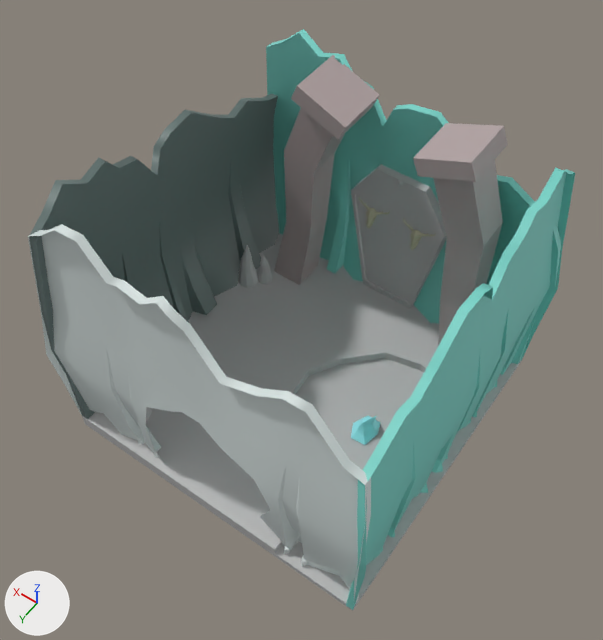
The FBX model Cryptique/Assets/FBX/FullRoom/4 - Cave/Grotte_lac.fbx: old version first, new version second.
The view is the same before and after, from a 50 mm lens placed at (-6.69, 9.68, 18.07), pointed at (-0.05, 0.38, 3.47). Lighting does not change. The marker at lower left points along +X, +Y and +Z. Where no turn or scale is listed for an object, it has been applied to the vertices.

In view in the first picture: 'Glacon', 'grande_porteL', 'grande_porteR', 'grande_porte_frame', 'mur_glace1', 'mur_glace12', 'mur_glace2', 'mur_glace4', 'pilier3', 'pilier4', 'sol10'.
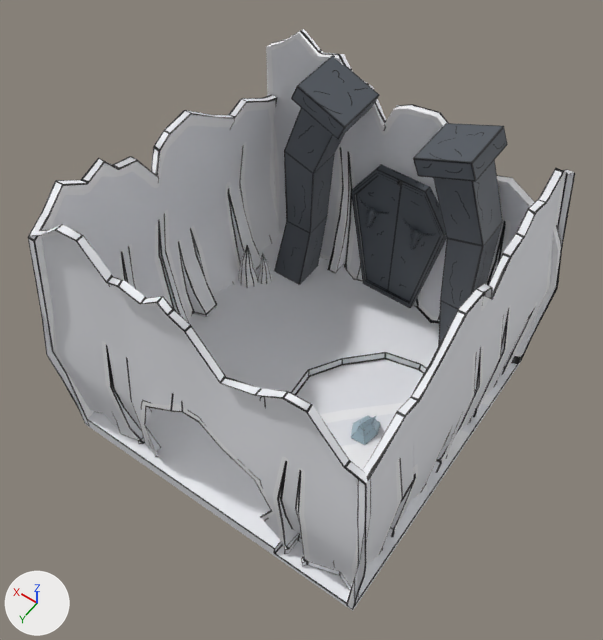
Where the newer file only moved an object's origin or applied its transform, the numbers keep the older frame.

Location of each change, [x1, y1, x2, y2] in pixels of the pictures (603 x 640 px):
'sol10', recoloured (grey to white)
    both: [82, 233, 521, 611]
'mur_glace1', recoloured
    both: [28, 224, 371, 604]
'mur_glace2', recoloured
    both: [28, 94, 279, 426]
'mur_glace4', recoloured (cyan to grey)
    both: [346, 167, 575, 610]
'mur_glace12', recoloured (cyan to grey)
    both: [266, 29, 561, 364]
'pilier4', recoloured
    both: [413, 123, 508, 346]
'pilier3', recoloured (grey to black)
    both: [274, 55, 380, 285]
'grande_porteR', recoloured (grey to black)
    both: [388, 186, 440, 302]
'grande_porteL', recoloured (grey to black)
    both: [356, 176, 401, 291]
'grande_porte_frame', recoloured (grey to black)
    both: [351, 164, 447, 308]
'Glacon', recoloured (cyan to blue)
    both: [351, 415, 380, 445]

The change in detail:
Picture 'mur_glace.png' (img_mur_glace_png) is new.
Picture 'porte_RGB_2.png' (img_porte_rgb_2_png) is new.
Picture 'piece_lac_sol.png' (img_piece_lac_sol_png) is new.
Picture 'mur_entree_glace.png' (img_mur_entree_glace_png) is new.
Picture 'Pillier.png' (img_pillier_png) is new.
Picture 'Glacon.png' (img_glacon_png) is new.
Material 'mur_glace' (mat_mur_glace) is new.
Its texture is img_mur_glace_png.
Material 'grande_porte3' (mat_grande_porte3) is new.
Its texture is img_porte_rgb_2_png.
Material 'sol_lac' (mat_sol_lac) is new.
Its texture is img_piece_lac_sol_png.
Material 'mur_entree_glace' (mat_mur_entree_glace) is new.
Its texture is img_mur_entree_glace_png.
Material 'pilier13' (mat_pilier13) is new.
Its texture is img_pillier_png.
Material 'Glaçon3' (mat_glaçon3) is new.
Its texture is img_glacon_png.
me_mesh_002 has 198 vertices, 161 faces and spans x -0.41..0.41, y -4.12..4.07, z -3.51..3.51.
me_mesh_002 no longer uses material mat_mutglace2 (grey #60726f).
me_mesh_002 now uses material mat_mur_glace (picture img_mur_glace_png).
me_mesh_010 has 201 vertices, 163 faces and spans x -8.16..0.08, y -0.22..0.61, z -0.26..7.03.
me_mesh_010 no longer uses material mat_murglace5 (cyan #7ad5ca).
me_mesh_010 now uses material mat_mur_glace (picture img_mur_glace_png).
me_mesh_001 has 198 vertices, 161 faces and spans x -4.22..-3.39, y -3.58..4.65, z 0.06..7.42.
me_mesh_001 no longer uses material mat_murglace5 (cyan #7ad5ca).
me_mesh_001 now uses material mat_mur_glace (picture img_mur_glace_png).
me_mesh_016 has 10 vertices, 6 faces and spans x -1.23..0.0, y -0.22..0.0, z -2.93..0.98.
me_mesh_016 no longer uses material mat_grande_porte2 (grey #bcbcbc).
me_mesh_016 now uses material mat_grande_porte3 (picture img_porte_rgb_2_png).
me_mesh_003 has 151 vertices, 120 faces and spans x -4.09..4.07, y -0.41..0.41, z -3.77..3.57.
me_mesh_003 no longer uses material mat_murglacentree (light grey #d8e2e0).
me_mesh_003 now uses material mat_mur_entree_glace (picture img_mur_entree_glace_png).
me_mesh_009 has 30 vertices, 28 faces and spans x -0.298..0.372, y -0.393..0.39, z -0.332..0.332.
me_mesh_009 no longer uses material mat_glaçon1 (cyan #9cf8ff).
me_mesh_009 now uses material mat_glaçon3 (picture img_glacon_png).
me_mesh_018 has 24 vertices, 21 faces and spans x -1.37..0.89, y -1.12..0.24, z 0.0..6.82.
me_mesh_018 no longer uses material mat_pilier (grey #b1a2a2).
me_mesh_018 now uses material mat_pilier13 (picture img_pillier_png).
me_mesh_017 has 24 vertices, 21 faces and spans x -3.18..-0.92, y -3.66..-2.3, z 0.37..7.2.
me_mesh_017 no longer uses material mat_pilier (grey #b1a2a2).
me_mesh_017 now uses material mat_pilier13 (picture img_pillier_png).
me_mesh_013 has 10 vertices, 6 faces and spans x 0.0..1.23, y -0.22..0.0, z -2.93..0.98.
me_mesh_013 no longer uses material mat_grande_porte2 (grey #bcbcbc).
me_mesh_013 now uses material mat_grande_porte3 (picture img_porte_rgb_2_png).
me_mesh has 36 vertices, 22 faces and spans x -4.0..4.0, y -4.0..4.0, z -0.22..0.2.
me_mesh no longer uses material mat_piece_taverne (grey #bcbcbc).
me_mesh now uses material mat_sol_lac (picture img_piece_lac_sol_png).
me_mesh_011 has 24 vertices, 13 faces and spans x -1.34..1.34, y -0.19..0.19, z -2.13..2.13.
me_mesh_011 no longer uses material mat_grande_porte2 (grey #bcbcbc).
me_mesh_011 now uses material mat_grande_porte3 (picture img_porte_rgb_2_png).
